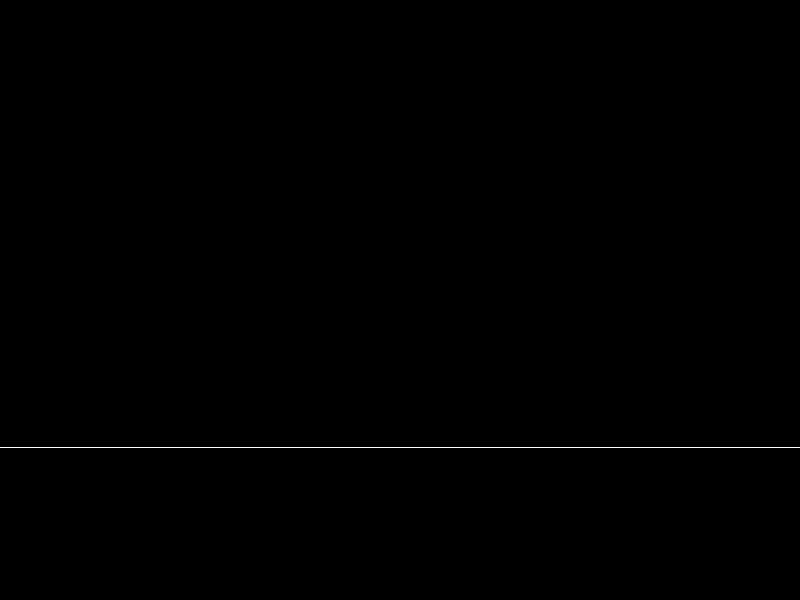
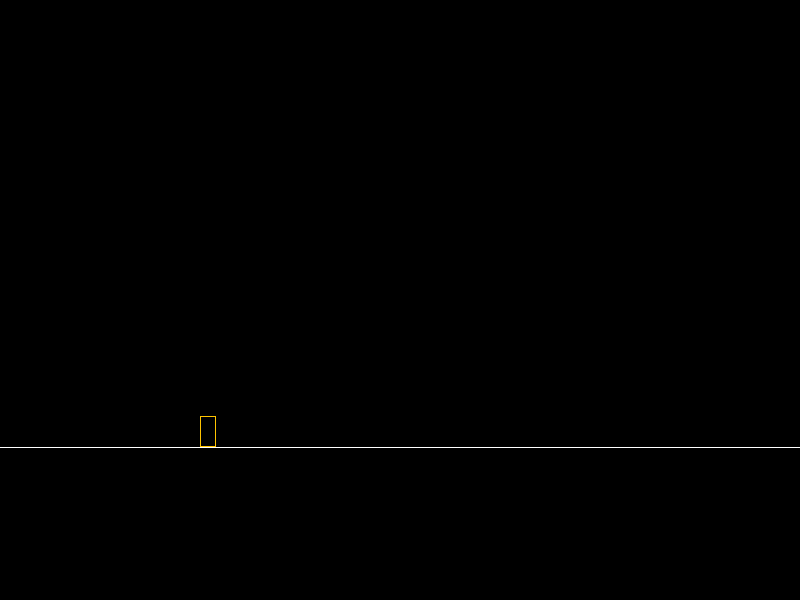
Layer changes from the first 800x600 image to the second:
added layer "Wall1" above "LevelOutline" over [200, 416, 216, 447]
